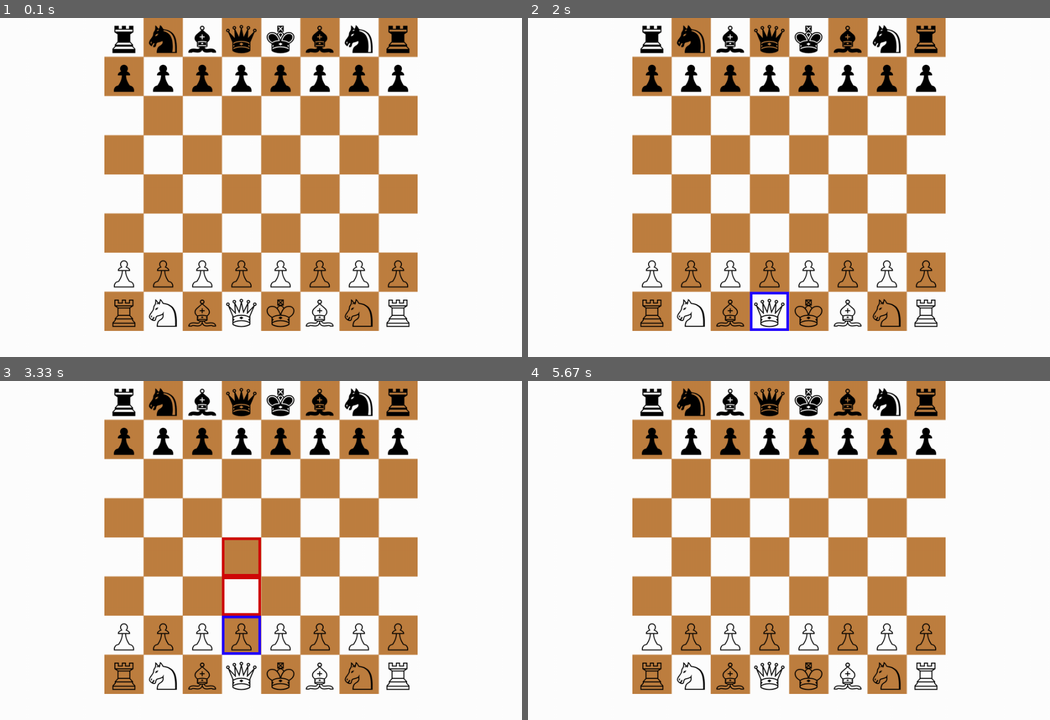
Above: before the commit, frames 1-4 (two rows, left to right).
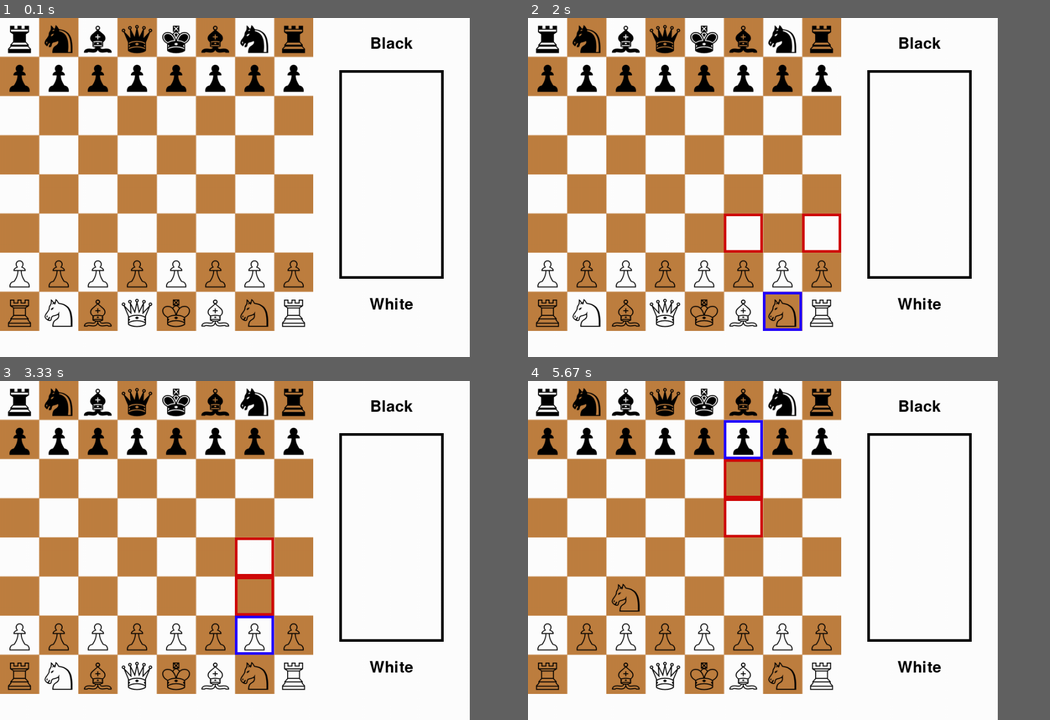
Above: after the commit, the same moments.

Repository: ConnerNovicki/Pygame_Chess
Game: pygame game, started from Game.py
Same seed, same stepped clock (60 frames per second), same inputs: the game is played once before the commit and once after it.
Inputs (mouse positions are in pixels of both pictures, inside the frame that each line leads up to):
- Up to frame 1 (0.1 s): no input
- Up to frame 2 (2 s): press the mouse at (762, 211) at 0.37 s; move the mouse to (705, 201) at 0.47 s; release the mouse at (648, 190) at 0.6 s; click (804, 272) at 0.72 s; click (919, 45) at 1.05 s, where only the run after the commit has a clickable "Black"; press the mouse at (804, 272) at 1.37 s; move the mouse to (820, 218) at 1.47 s; release the mouse at (835, 167) at 1.6 s; press the mouse at (804, 272) at 1.7 s; move the mouse to (783, 292) at 1.8 s; release the mouse at (768, 312) at 1.93 s
- Up to frame 3 (3.33 s): press the mouse at (276, 635) at 2.03 s; move the mouse to (281, 540) at 2.13 s; release the mouse at (287, 445) at 2.27 s; press the mouse at (276, 635) at 2.37 s; move the mouse to (271, 635) at 2.47 s; release the mouse at (266, 635) at 2.6 s; press the mouse at (276, 635) at 2.7 s; move the mouse to (240, 540) at 2.8 s; release the mouse at (208, 448) at 2.93 s; click (255, 642) at 3.05 s
- Up to frame 4 (5.67 s): press the mouse at (783, 642) at 3.37 s; move the mouse to (778, 652) at 3.47 s; release the mouse at (768, 665) at 3.6 s; press the mouse at (783, 642) at 3.7 s; move the mouse to (689, 652) at 3.8 s; release the mouse at (601, 662) at 3.93 s; press the mouse at (783, 642) at 4.03 s; move the mouse to (700, 614) at 4.13 s; release the mouse at (611, 584) at 4.27 s; click (747, 438) at 5.55 s
In our replay, the window is 900x585 before the commit and 810x585 after it. These sizes can differ from the game's own. Grey fills any space a smaller window leaves; there, only what the larger window draws over its background counts as a difference.

The runs differ from the first frame. In frame 1, 46% of the frame differs, in the area x 0-85%, y 0-93%; in frame 2, 46%; in frame 3, 46%; in frame 4, 46%.

Commit message:
Right menu draw function created

Diff:
--- a/Game.py
+++ b/Game.py
@@ -9,7 +9,7 @@
 class Game:
     def __init__(self):
         pygame.init()
-        self.game_display = pygame.display.set_mode((1000, 650))
+        self.game_display = pygame.display.set_mode((900, 650))
         pygame.display.set_caption('Chess')
 
         self.settings = {'board_image': 'images/orange_board.png'}
@@ -28,7 +28,7 @@
         self.play_game()
 
     def play_game(self):
-
+        """Loop that executes the game"""
         while True:
 
             # Draw whole window (and draw board)
@@ -48,21 +48,42 @@
     def draw_window(self):
         """Draws everything in the window"""
         self.game_display.fill(white)
-        # Draw side menus
+        # Draw side menu
+        self.draw_side_menu()
         # Draw bottom menu
         # Draw board
         self.draw_board()
         pygame.display.update()
 
+    def draw_side_menu(self):
+        """Draws right side menu"""
+        pygame.draw.rect(self.game_display, black, Rect((650, 100), (200, 400)), 5)
+        self.message_display('Black', (750, 50), fontsize=30)
+        self.message_display('White', (750, 550), fontsize=30)
+
+        # Display all black pieces taken
+        for i, image in enumerate(self.black_pieces_taken_images):
+            image = pygame.image.load(image)
+            image = pygame.transform.scale(image, (30, 30))
+            pos = 610 + i * 20, 5
+            self.game_display.blit(image, pos)
+
+        # Display all white pieces taken
+        for i, image in enumerate(self.white_pieces_taken_images):
+            image = pygame.image.load(image)
+            image = pygame.transform.scale(image, (30, 30))
+            pos = 610 + i * 20, 595
+            self.game_display.blit(image, pos)
+
     def draw_board(self):
         """Draw chess board and all pieces on the board"""
         # Draw chess board
-        self.game_display.blit(self.board_image, (200, 0))
+        self.game_display.blit(self.board_image, (0, 0))
 
         # Draw pieces on board
         for piece in self.chess_board.get_all_pieces():
             image_position = piece.position
-            image_position = 200 + image_position[0] * 75, (7 - image_position[1]) * 75
+            image_position = image_position[0] * 75, (7 - image_position[1]) * 75
             piece_image = pygame.image.load(piece.image)
             self.game_display.blit(piece_image, image_position)
 
@@ -84,11 +105,8 @@
         # On bottom menu
         if y > 600:
             pass
-        # On left side menu
-        elif x < 200:
-            pass
         # On right side menu
-        elif x > 800:
+        elif x > 600:
             pass
         # If on board:
         else:
@@ -137,9 +155,9 @@
                             checkmate = False
                     if checkmate:
                         self.draw_window()
-                        self.message_display('Checkmate!', (500, 300))
+                        self.message_display('Checkmate!', (400, 300))
                         winner = 'White' if self.chess_board.curr_player == 'b' else 'Black'
-                        self.message_display('%s wins!' % winner, (500, 400))
+                        self.message_display('%s wins!' % winner, (400, 400))
                         pygame.display.update()
                         time.sleep(2)
                         quit()
@@ -157,11 +175,11 @@
     def convert_coordinates_to_space(self, x, y):
         """Converts (x, y) coordinates to corresponding space on board"""
         # NOTE: Board is drawn upside down, so y axis is flipped
-        return (x - 200) // 75, 7 - y // 75
+        return x // 75, 7 - y // 75
 
     def convert_space_to_coordinates(self, position):
         """Returns the top left corner coordinate corresponding to given chess spot"""
-        return position[0] * 75 + 200, (7 - position[1]) * 75
+        return position[0] * 75, (7 - position[1]) * 75
 
     def is_piece_of_curr_player(self, space):
         """Returns if space holds a piece of current player"""
